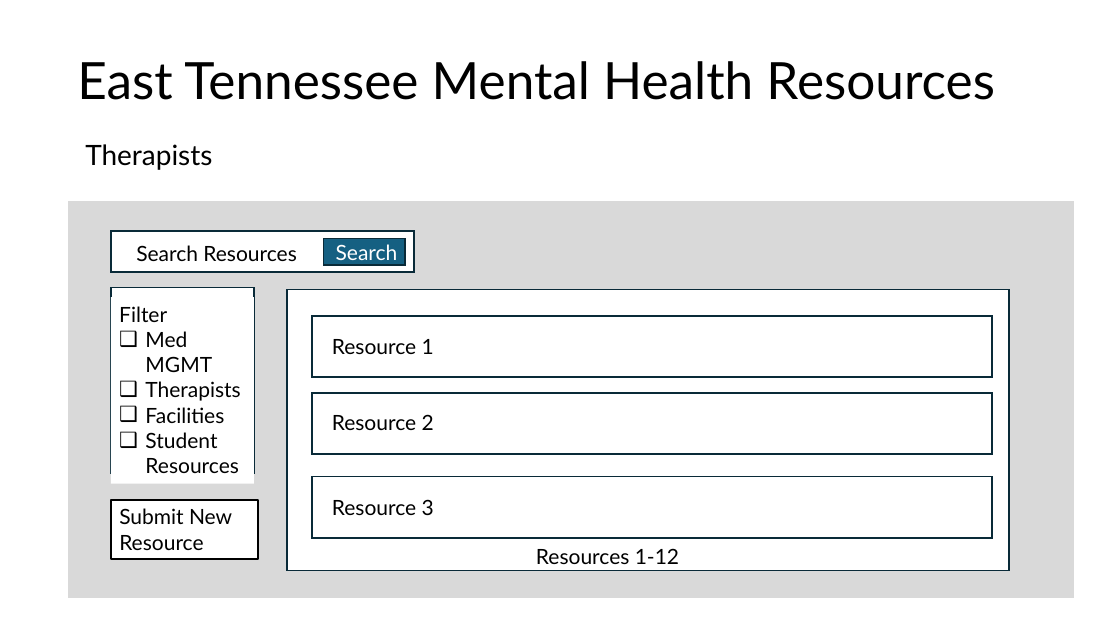
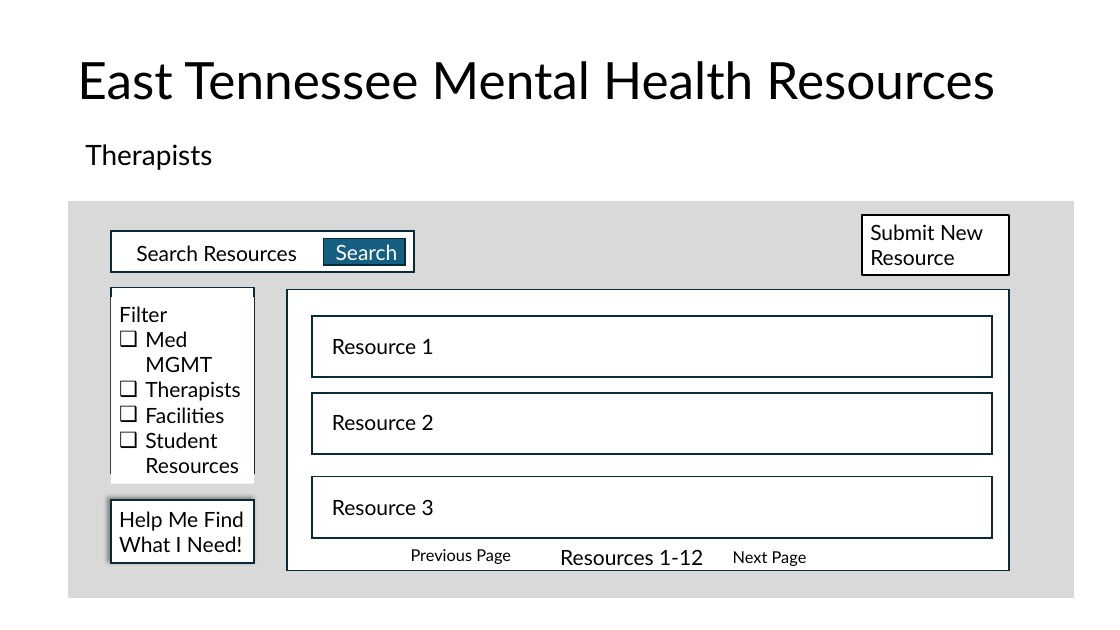
Before and after one commit to ReislerJ/East_TN_MH_Resources, a slide deck: slide 4 of Mock Slides.pptx (slide 3 before the commit). Drawn at 1120x630 pixels with LibreOffice and Linux fonts; fonts in the diff are those of the drawing; background and template pictures are left out. Boxes give left, top, right and bottom in pixels: in the first picture for what was removed or moved away, otherwise in the second. Text is boxed around its words. In the diff, an @@ line names an element or a change of style, - is before the commit and + after.

```diff
--- a/Mock Slides.pptx
+++ b/Mock Slides.pptx
@@ rectangle "Submit New": place and size @@
-rectangle "Submit New" at bbox=[111, 500, 258, 560]
+rectangle "Submit New" at bbox=[862, 215, 1009, 275]
@@ rectangle added at bbox=[111, 500, 254, 563], fill #FFFFFF, outline #092A39 1.5 pt, 18 pt, text #000000 @@
+Help Me Find What I Need!
@@ text added at bbox=[411, 549, 511, 564], 14 pt, text #000000 @@
+Previous Page
@@ text "Resources 1-12": place and size @@
-text "Resources 1-12" at bbox=[536, 548, 679, 564]
+text "Resources 1-12" at bbox=[560, 549, 703, 565]
@@ text added at bbox=[733, 551, 807, 566], 14 pt, text #000000 @@
+Next Page
```
Also in this commit, not shown: 5 other slides changed, 2 slides added, 2 other files.
